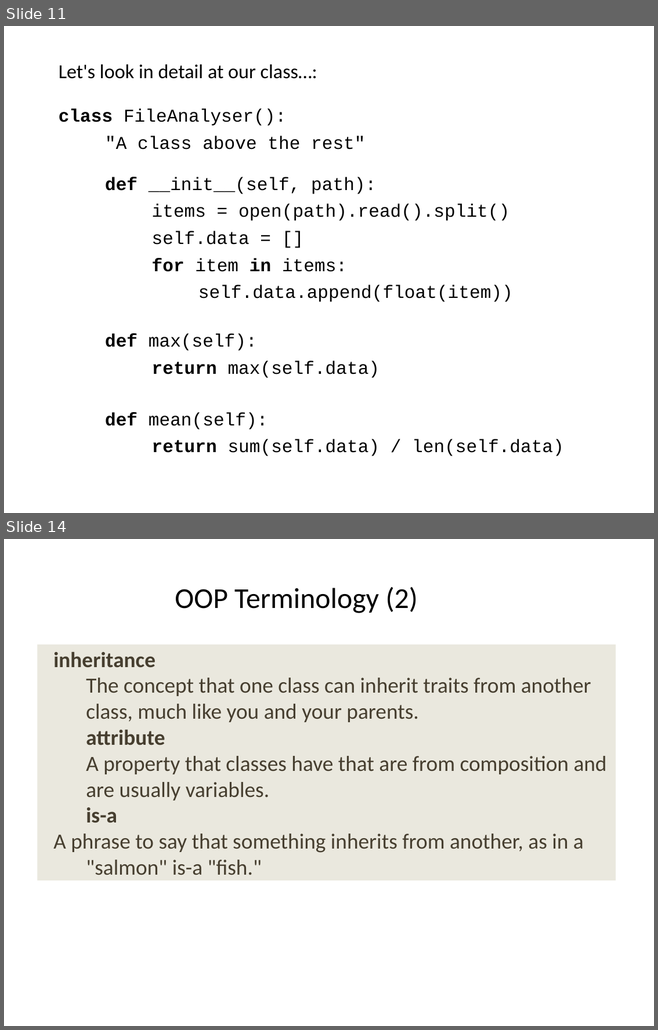
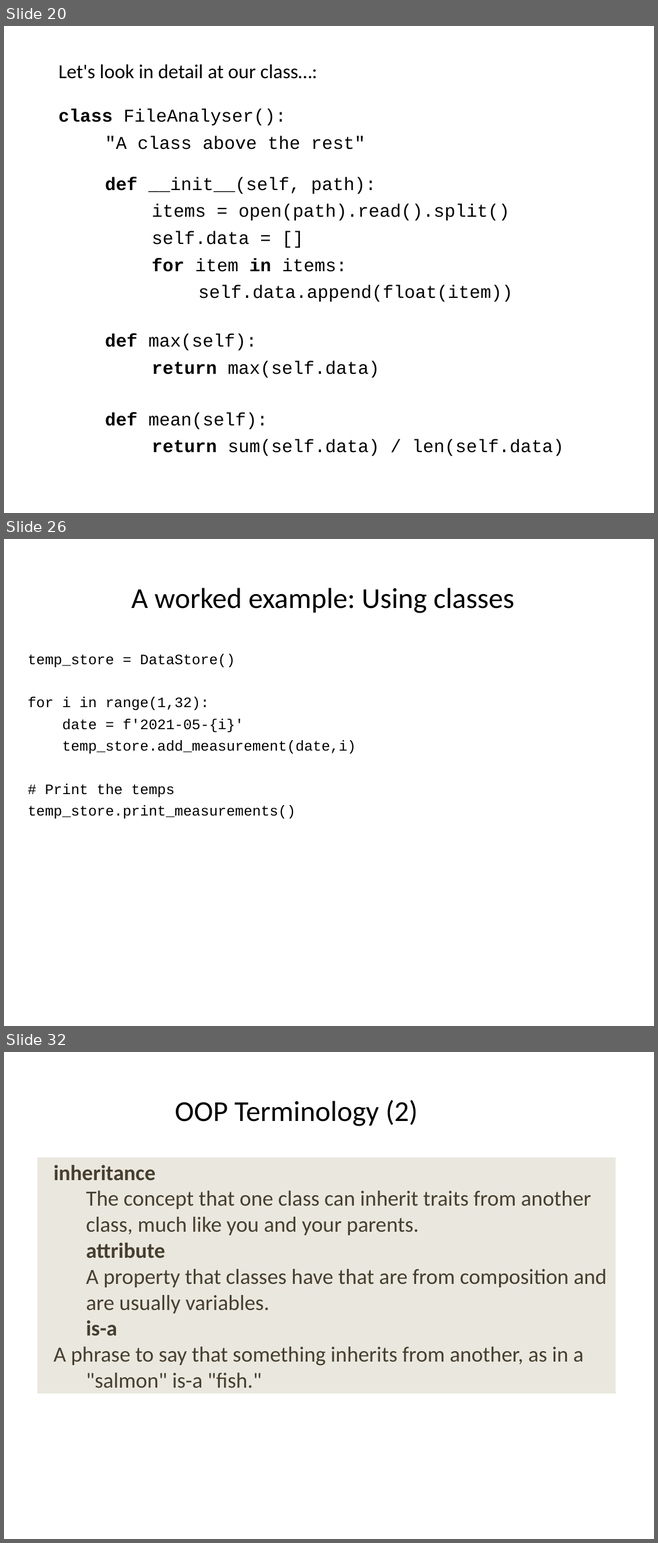
Before and after one commit to ncasuk/ncas-isc, a slide deck: python/presentations/learning_python/22_ceda-oop.pptx. Shown one above the other, each under a label of ours: slides 11 and 14 before the commit, slides 20, 26 and 32 after it; the slides between them are not shown. The pictures are 658x1030 and 658x1543 pixels, drawn with LibreOffice and Linux fonts; fonts in the diff are those of the drawing; background and template pictures are left out. Boxes give left, top, right and bottom in pixels: in the first picture for what was removed or moved away, otherwise in the second. Text is boxed around its words. In the diff, an @@ line names an element or a change of style, - is before the commit and + after.

```diff
--- a/python/presentations/learning_python/22_ceda-oop.pptx
+++ b/python/presentations/learning_python/22_ceda-oop.pptx
@@ slide 26 added at box(4, 539, 654, 1026), background picture (left out) @@
@@ title added at box(131, 588, 514, 613), 32 pt, text #000000 @@
+A worked example: Using classes
@@ text added at box(28, 654, 355, 819), 16 pt, text #000000 @@
+temp_store = DataStore()
+for i in range(1,32):
+date = f'2021-05-{i}'
+temp_store.add_measurement(date,i)
+# Print the temps
+temp_store.print_measurements()
@@ what was slide 11 is now slide 20 @@
@@ what was slide 14 is now slide 32 @@
```
Also in this commit, not shown: 5 slides changed, 26 other slides added, 1 other file.
